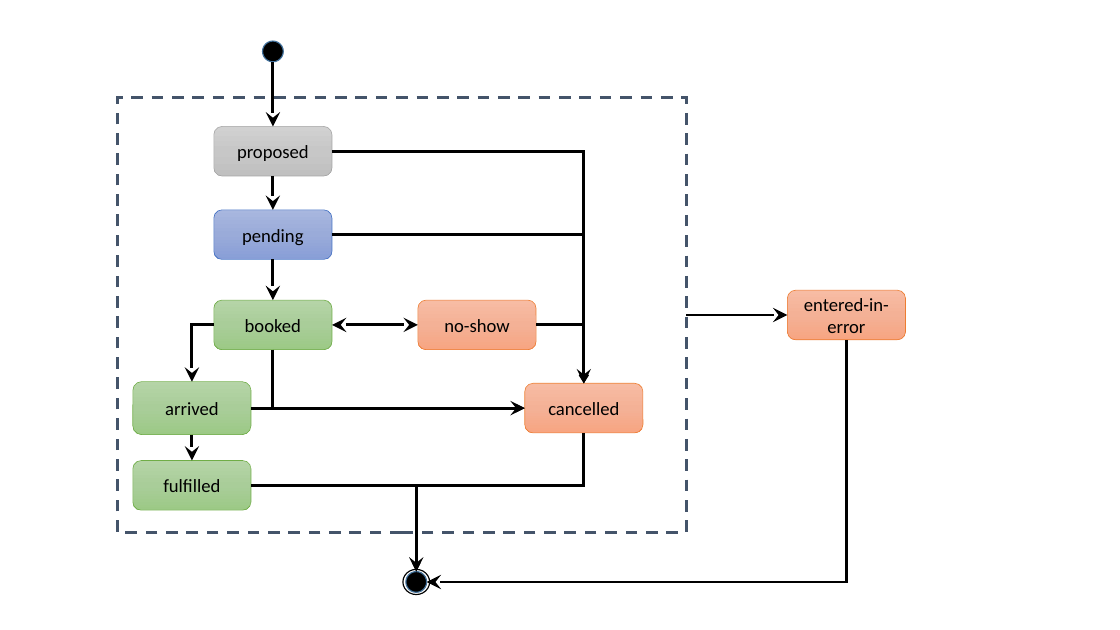
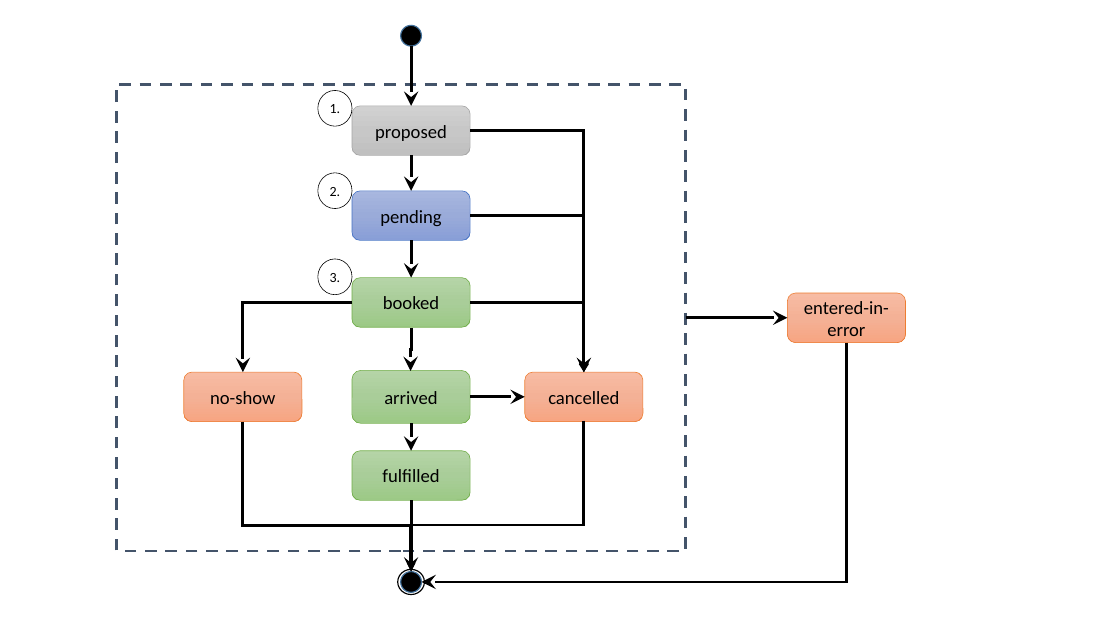
Before and after one commit to argonautproject/scheduling, a slide deck: slide 1 of meeting-notes/Appointment state diagram.pptx. Drawn at 1120x630 pixels with LibreOffice and Linux fonts; fonts in the diff are those of the drawing. Boxes give left, top, right and bottom in pixels: in the first picture for what was removed or moved away, otherwise in the second. Text is boxed around its words. In the diff, an @@ line names an element or a change of style, - is before the commit and + after.

Commit message:
updated state diagram

```diff
--- a/meeting-notes/Appointment state diagram.pptx
+++ b/meeting-notes/Appointment state diagram.pptx
@@ ellipse: place and size @@
-ellipse at [263,41,284,62]
+ellipse at [401,25,422,46]
@@ arrow moved from (273, 62) - (273, 127) to (411, 46) - (411, 106) @@
@@ rectangle: place and size @@
-rectangle at [118,97,686,533]
+rectangle at [117,85,686,551]
@@ ellipse added at [318,91,352,127], outline #000000 0.5 pt, 12 pt, text #000000 @@
+1.
@@ elbow arrow moved from (332, 151) - (584, 383) to (471, 131) - (584, 372) @@
@@ ellipse added at [318,173,352,209], outline #000000 0.5 pt, 12 pt, text #000000 @@
+2.
@@ elbow arrow moved from (332, 234) - (584, 383) to (471, 216) - (584, 372) @@
@@ ellipse added at [318,259,352,295], outline #000000 0.5 pt, 12 pt, text #000000 @@
+3.
@@ 3 rounded rectangles, 2 arrows: place and size @@
-3 rounded rectangles, 2 arrows at [214,127,333,350]
+3 rounded rectangles, 2 arrows at [352,106,471,328]
@@ rounded rectangle "entered-in-error": place and size @@
-rounded rectangle "entered-in-error" at [787,290,906,339]
+rounded rectangle "entered-in-error" at [787,293,906,343]
@@ elbow arrow moved from (273, 350) - (525, 408) to (352, 302) - (243, 372) @@
@@ elbow arrow (352, 302) - (243, 372): arrowheads changed @@
@@ double arrow removed from (332, 325) to (418, 325) @@
@@ elbow arrow moved from (214, 325) - (192, 381) to (412, 328) - (411, 371) @@
@@ elbow arrow moved from (536, 325) - (584, 383) to (471, 302) - (584, 372) @@
@@ elbow arrow moved from (847, 340) - (427, 582) to (847, 343) - (422, 582) @@
@@ rounded rectangle "no-show": place and size @@
-rounded rectangle "no-show" at [418,300,537,350]
+rounded rectangle "no-show" at [184,372,302,422]
@@ rounded rectangle "cancelled": place and size @@
-rounded rectangle "cancelled" at [525,383,644,433]
+rounded rectangle "cancelled" at [525,372,644,422]
@@ arrow moved from (251, 408) - (525, 408) to (471, 397) - (525, 397) @@
@@ elbow arrow moved from (251, 486) - (417, 571) to (243, 422) - (411, 571) @@
@@ elbow arrow (243, 422) - (411, 571): arrowheads changed @@
@@ elbow arrow moved from (584, 433) - (417, 571) to (584, 421) - (411, 569) @@
@@ elbow arrow (584, 421) - (411, 569): elbow arrow to elbow line @@
@@ 2 rounded rectangles, 1 arrow: place and size @@
-2 rounded rectangles, 1 arrow at [133,381,251,510]
+2 rounded rectangles, 1 arrow at [352,371,471,501]
@@ arrow added from (411, 501) to (411, 571), #000000 2.5 pt @@
@@ ellipse: place and size @@
-ellipse at [403,570,430,595]
+ellipse at [398,570,425,595]
@@ ellipse: place and size @@
-ellipse at [406,571,427,592]
+ellipse at [401,571,422,592]
```
